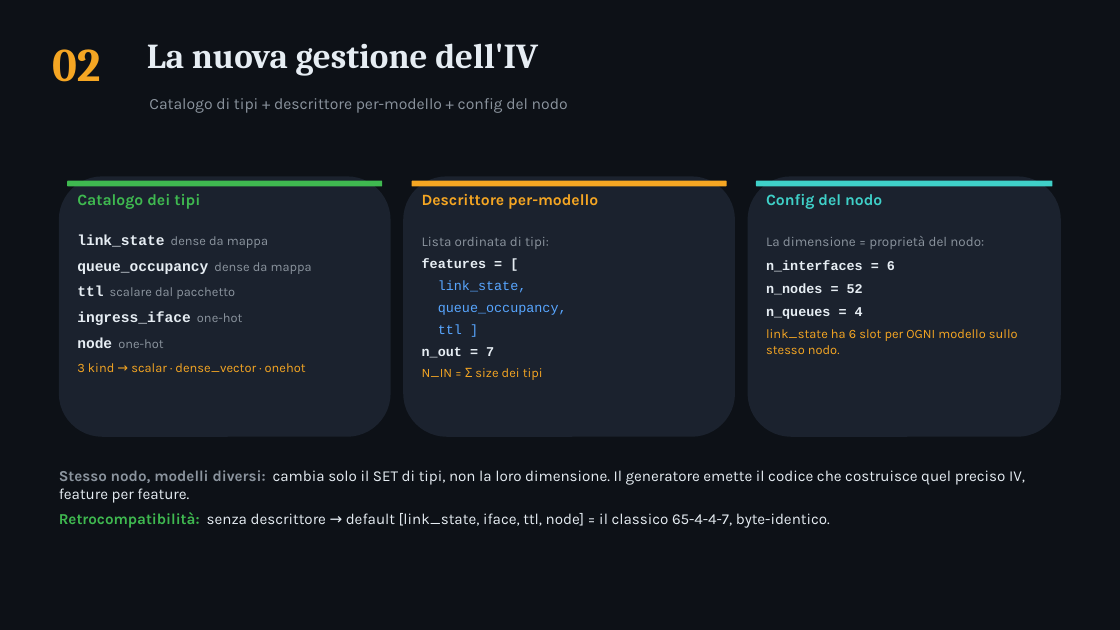
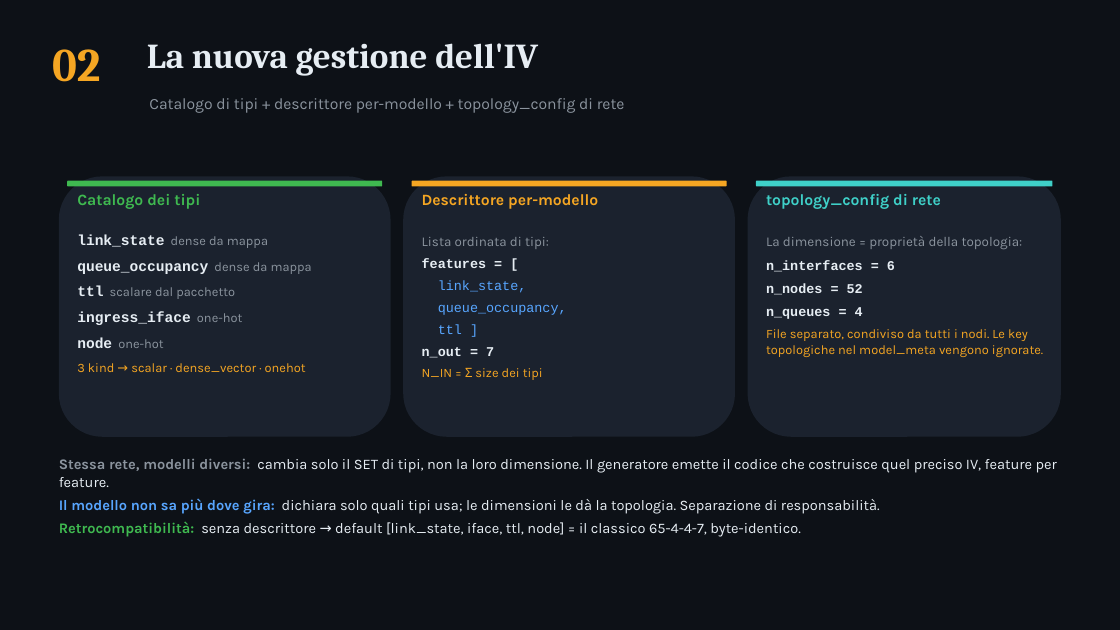
Before and after one commit to ettore-cantile/ipa_lab, a slide deck: slide 3 of docs/IPA_hardcoded_IV_ricompilazione.pptx. Drawn at 1120x630 pixels with LibreOffice and Linux fonts; fonts in the diff are those of the drawing. Boxes give left, top, right and bottom in pixels: in the first picture for what was removed or moved away, otherwise in the second. Text is boxed around its words. In the diff, an @@ line names an element or a change of style, - is before the commit and + after.

```diff
--- a/docs/IPA_hardcoded_IV_ricompilazione.pptx
+++ b/docs/IPA_hardcoded_IV_ricompilazione.pptx
@@ text at (149,98,625,113): text changed @@
-Catalogo di tipi + descrittore per-modello + config del nodo
+Catalogo di tipi + descrittore per-modello + topology_config di rete
@@ text at (766,194,941,209): text changed @@
-Config del nodo
+topology_config di rete
@@ text at (766,236,1023,249): text changed @@
-La dimensione = proprietà del nodo:
+La dimensione = proprietà della topologia:
@@ text at (766,329,1043,357): text changed @@
-link_state ha 6 slot per OGNI modello sullo stesso nodo.
+File separato, condiviso da tutti i nodi. Le key topologiche nel model_meta vengono ignorate.
@@ text at (59,459,1057,514): text changed; size 13 to 12.5 pt @@
-Stesso nodo, modelli diversi: cambia solo il SET di tipi, non la loro dimensione. Il generatore emette il codice che costruisce quel preciso IV, feature per feature.
+Stessa rete, modelli diversi: cambia solo il SET di tipi, non la loro dimensione. Il generatore emette il codice che costruisce quel preciso IV, feature per feature.
+Il modello non sa più dove gira: dichiara solo quali tipi usa; le dimensioni le dà la topologia. Separazione di responsabilità.
@@ text "Stessa rete, modelli diversi: cambia ...": place and size @@
-text "Stessa rete, modelli diversi: cambia ..." at (59,470,1025,528)
+text "Stessa rete, modelli diversi: cambia ..." at (59,459,1057,537)
@@ text at (59,522,801,537): size 13 to 12.5 pt in "Retrocompatibilità: senza descrittore → default [link_state, ..."; less space between paragraphs @@
```
Also in this commit, not shown: 8 other slides changed, 2 slides added, 1 slide removed, 1 other file.
